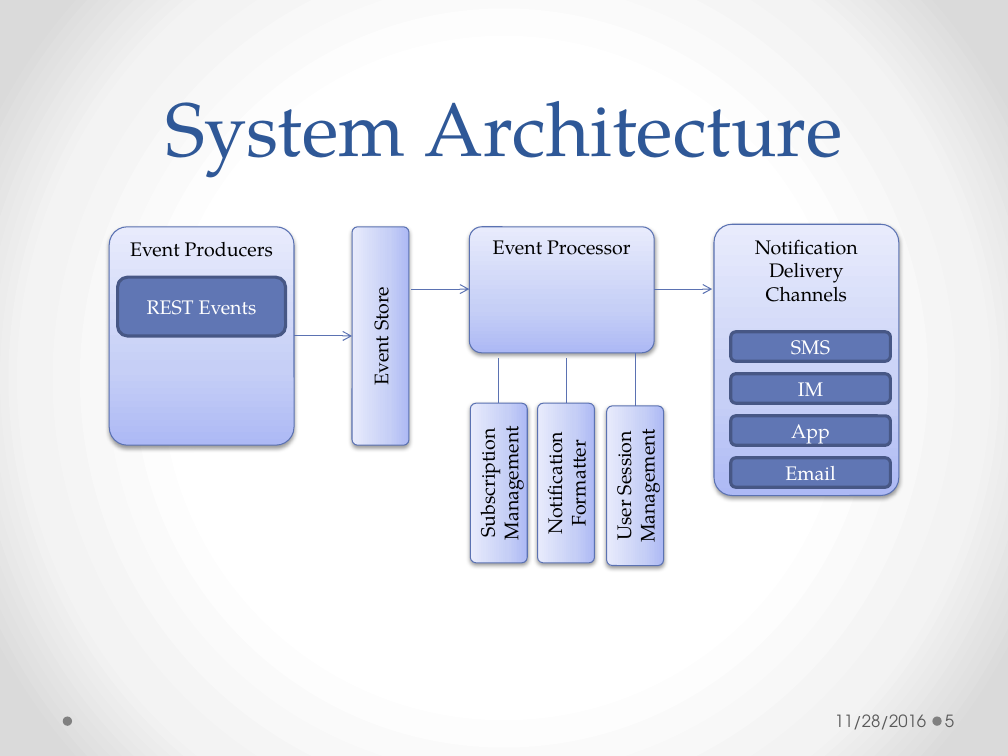
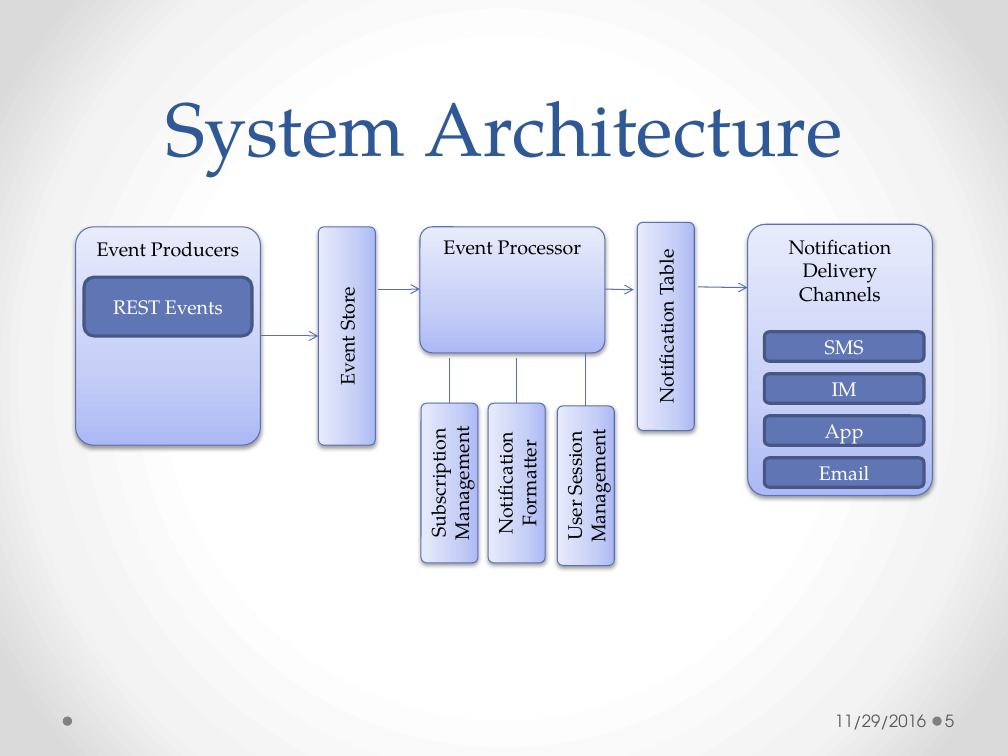
Before and after one commit to amitgem/notificationService, a slide deck: slide 5 of Presentation.pptx. Drawn at 1008x756 pixels with LibreOffice and Linux fonts; fonts in the diff are those of the drawing. Boxes give left, top, right and bottom in pixels: in the first picture for what was removed or moved away, otherwise in the second. Text is boxed around its words. In the diff, an @@ line names an element or a change of style, - is before the commit and + after.

```diff
--- a/Presentation.pptx
+++ b/Presentation.pptx
@@ rounded rectangle added at bbox=[638, 222, 694, 431], fill gradient #ADBBF6 to #C5CFF8 to #E8ECFD, outline #5C72B2 0.75 pt, 14 pt, text #000000 @@
+Notification Table
@@ 5 rounded rectangles: place and size @@
-5 rounded rectangles at bbox=[714, 225, 898, 496]
+5 rounded rectangles at bbox=[748, 225, 932, 496]
@@ arrow moved from (411, 289) - (470, 289) to (378, 289) - (420, 289) @@
@@ arrow moved from (654, 289) - (713, 289) to (605, 289) - (634, 290) @@
@@ arrow added from (698, 287) to (748, 287), #5C72B2 0.75 pt @@
@@ 3 rounded rectangles, 1 arrow: place and size @@
-3 rounded rectangles, 1 arrow at bbox=[109, 226, 409, 446]
+3 rounded rectangles, 1 arrow at bbox=[76, 226, 375, 446]
@@ 4 rounded rectangles, 3 lines: place and size @@
-4 rounded rectangles, 3 lines at bbox=[470, 227, 663, 565]
+4 rounded rectangles, 3 lines at bbox=[420, 227, 614, 565]
@@ text at bbox=[835, 714, 927, 730]: text changed @@
-11/28/2016
+11/29/2016
```
Also in this commit, not shown: 12 other slides changed, 3 slides added, 4 other files.
